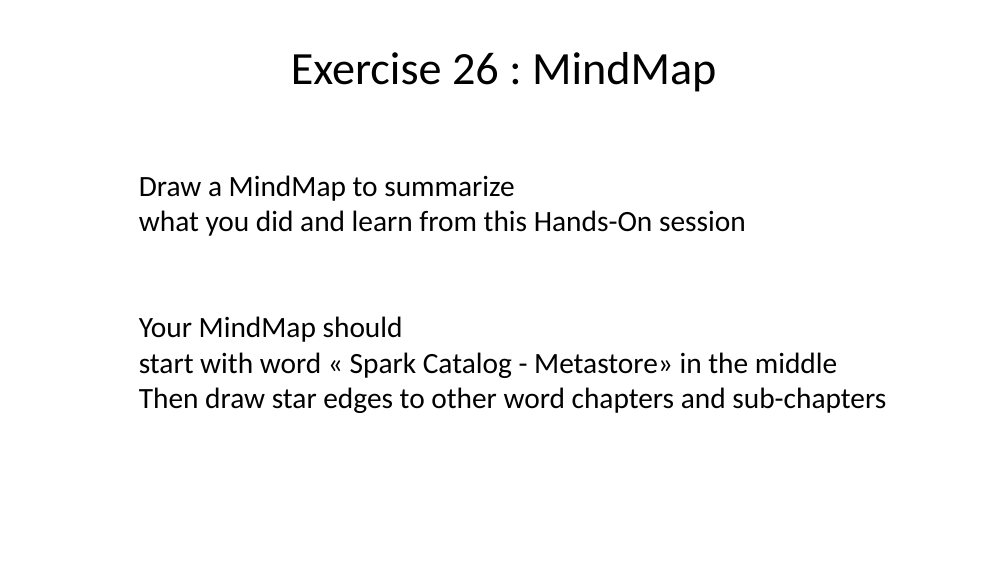
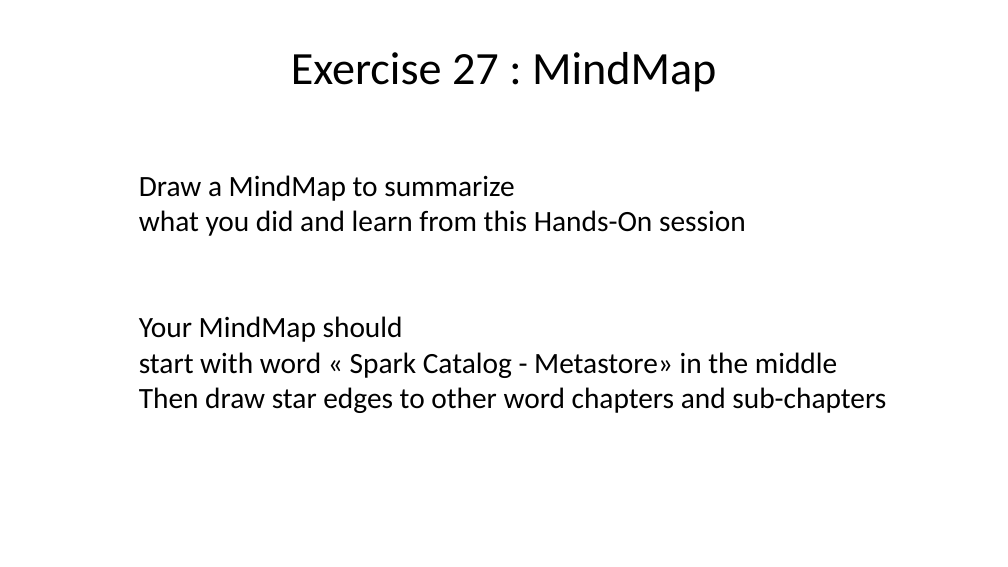
Before and after one commit to Arnaud-Nauwynck/presentations, a slide deck: slide 67 of pres-bigdata/Course-2022-Spark/BigData-Spark-TD3.pptx (slide 66 before the commit). Drawn at 1008x567 pixels with LibreOffice and Linux fonts; fonts in the diff are those of the drawing. Boxes give left, top, right and bottom in pixels: in the first picture for what was removed or moved away, otherwise in the second. Text is boxed around its words. In the diff, an @@ line names an element or a change of style, - is before the commit and + after.

```diff
--- a/pres-bigdata/Course-2022-Spark/BigData-Spark-TD3.pptx
+++ b/pres-bigdata/Course-2022-Spark/BigData-Spark-TD3.pptx
@@ title at bbox=[291, 52, 716, 92]: text changed @@
-Exercise 26 : MindMap
+Exercise 27 : MindMap
```
Also in this commit, not shown: 2 other slides changed, 1 slide added, 14 other files.
